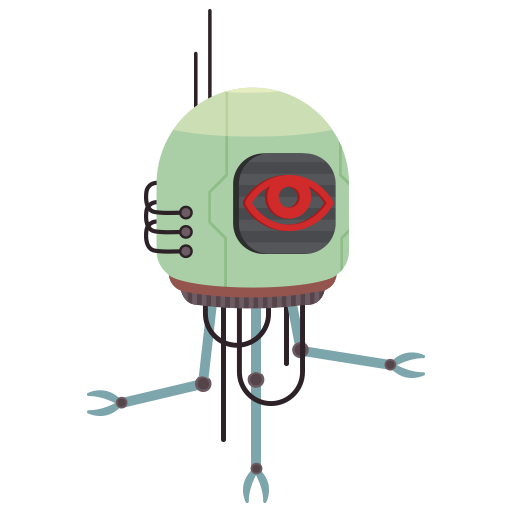
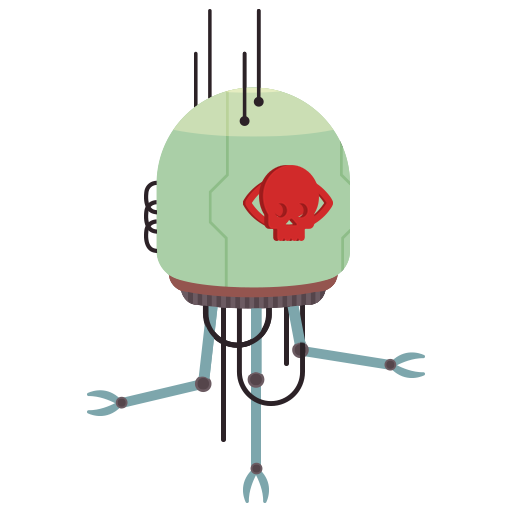
The second 512px x 512px image is a revision of the first. Changes to its layers:
added layer "Skull" above "Eye" over [259,165,319,241]
added layer "Bodu_Up" above "BodyLeft_Right" over [157,9,350,380]
added layer "Body_down" above "Cable_right" over [157,9,350,380]
